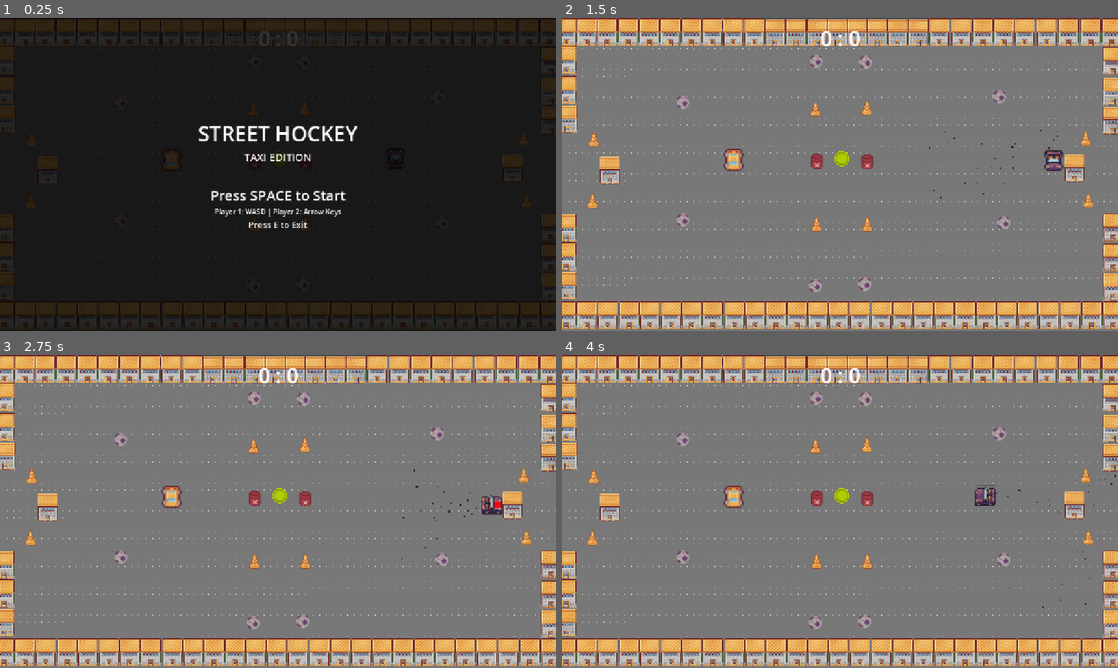
Above: before the commit, frames 1-4 (two rows, left to right).
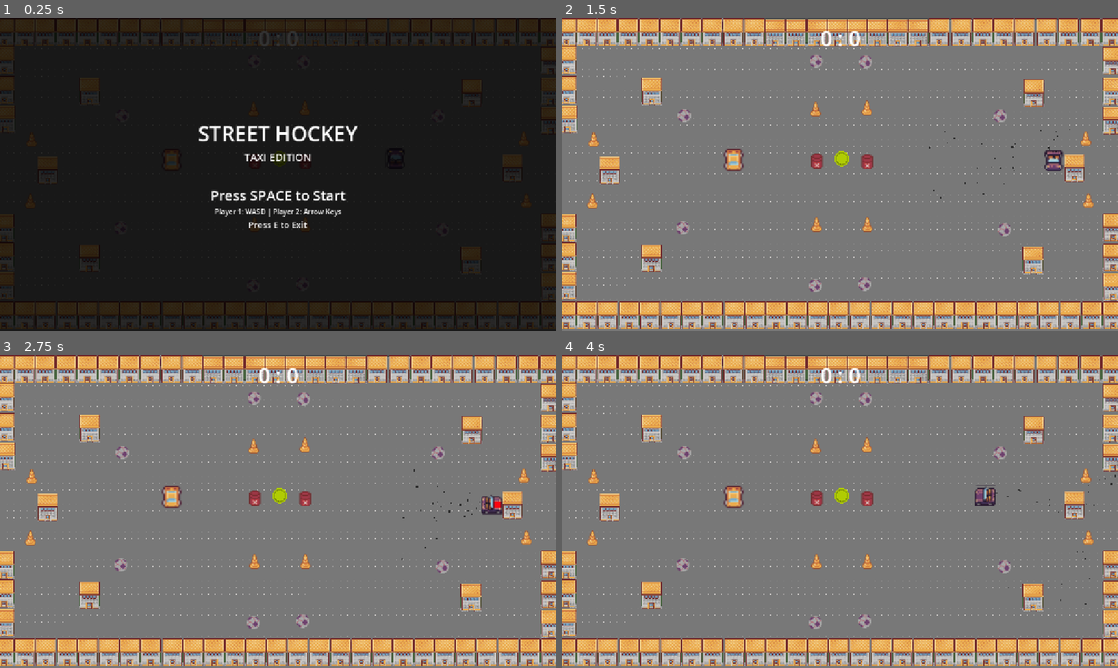
Above: after the commit, the same moments.

Repository: hudayiarici/street_hockey_godot
Game: Godot game, scene res://scenes/main.tscn
Two runs of this game, one before a commit and one after it. Both use one fixed random seed, a clock stepped at 60 frames per second and the inputs below.
Inputs:
- Up to frame 1 (0.25 s): no input
- Up to frame 2 (1.5 s): tap Space at 0.5 s; hold Right (ui_right) 0.53-1.28 s; tap E (KEY_E) at 0.6, 1.35 s; tap Enter (ui_accept) at 0.77 s; hold Down (ui_down) from 1.28 s (still down)
- Up to frame 3 (2.75 s): tap Enter (ui_accept) at 1.52 s; release Down (ui_down) at 2.03 s; hold Right (ui_right) from 2.03 s (still down); tap E (KEY_E) at 2.1 s
- Up to frame 4 (4 s): release Right (ui_right) at 2.78 s; hold Up (ui_up) 2.78-3.53 s; tap E (KEY_E) at 2.85, 3.6 s; tap Enter (ui_accept) at 3.02, 3.77 s; hold Left (ui_left) from 3.53 s (still down)

The runs differ from the first frame. In frame 1, less than 0.1% of the frame differs, in the area x 16-23%, y 25-77%; in frame 2, 1.8%, in the area x 14-87%, y 19-82%; in frame 3, 1.8%; in frame 4, 1.8%.

Commit message:
Update editor layout and adjust scene node positions for improved gameplay experience

Diff:
--- a/scenes/main.tscn
+++ b/scenes/main.tscn
@@ -99,6 +99,12 @@
 [node name="House35" parent="." instance=ExtResource("8_choun")]
 position = Vector2(152, 33)
 
+[node name="House62" parent="House35" instance=ExtResource("8_choun")]
+position = Vector2(54, 520)
+
+[node name="House63" parent="House35" instance=ExtResource("8_choun")]
+position = Vector2(55, 136)
+
 [node name="House36" parent="." instance=ExtResource("8_choun")]
 position = Vector2(201, 33)
 
@@ -217,16 +223,16 @@
 position = Vector2(586, 97)
 
 [node name="BoostPad2" parent="." instance=ExtResource("6_tefeu")]
-position = Vector2(279, 463)
+position = Vector2(279, 481)
 
 [node name="BoostPad3" parent="." instance=ExtResource("6_tefeu")]
-position = Vector2(279, 192)
+position = Vector2(283, 223)
 
 [node name="BoostPad4" parent="." instance=ExtResource("6_tefeu")]
-position = Vector2(1008, 179)
+position = Vector2(1010, 224)
 
 [node name="BoostPad5" parent="." instance=ExtResource("6_tefeu")]
-position = Vector2(1018, 469)
+position = Vector2(1020, 485)
 
 [node name="Cone" parent="." instance=ExtResource("7_85g3d")]
 position = Vector2(1212, 420)
@@ -392,3 +398,9 @@
 
 [node name="House68" parent="." instance=ExtResource("8_choun")]
 position = Vector2(1269, 482)
+
+[node name="House69" parent="." instance=ExtResource("8_choun")]
+position = Vector2(1085, 557)
+
+[node name="House70" parent="." instance=ExtResource("8_choun")]
+position = Vector2(1086, 173)
